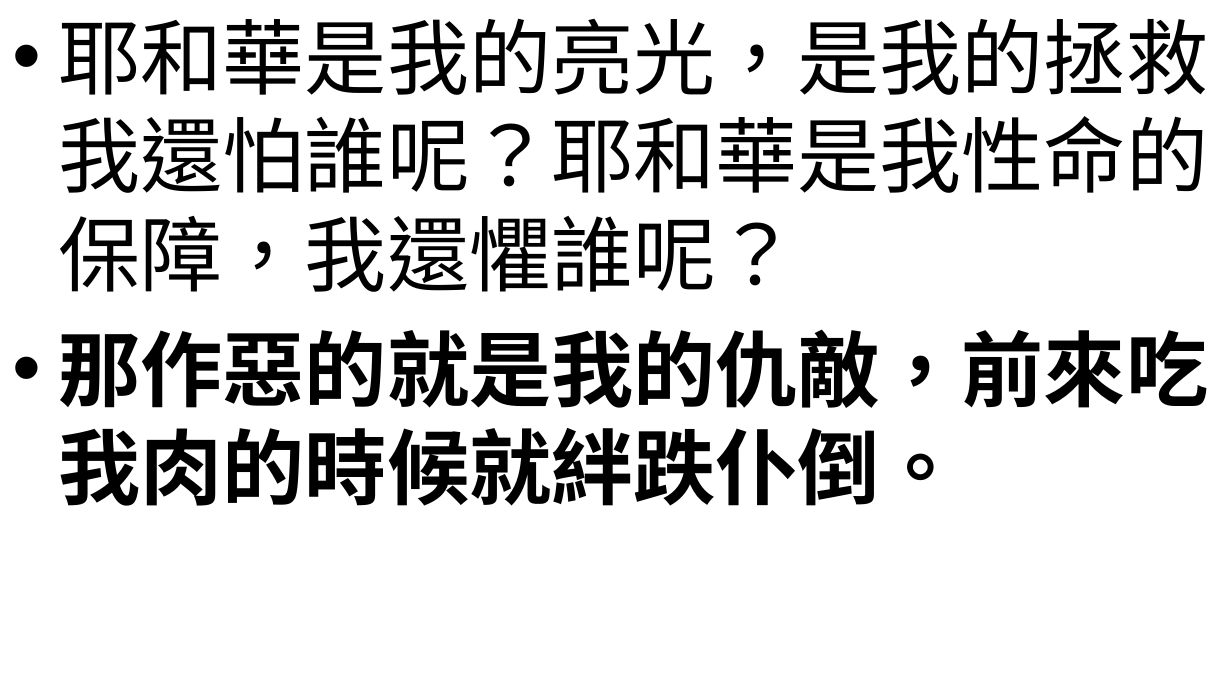
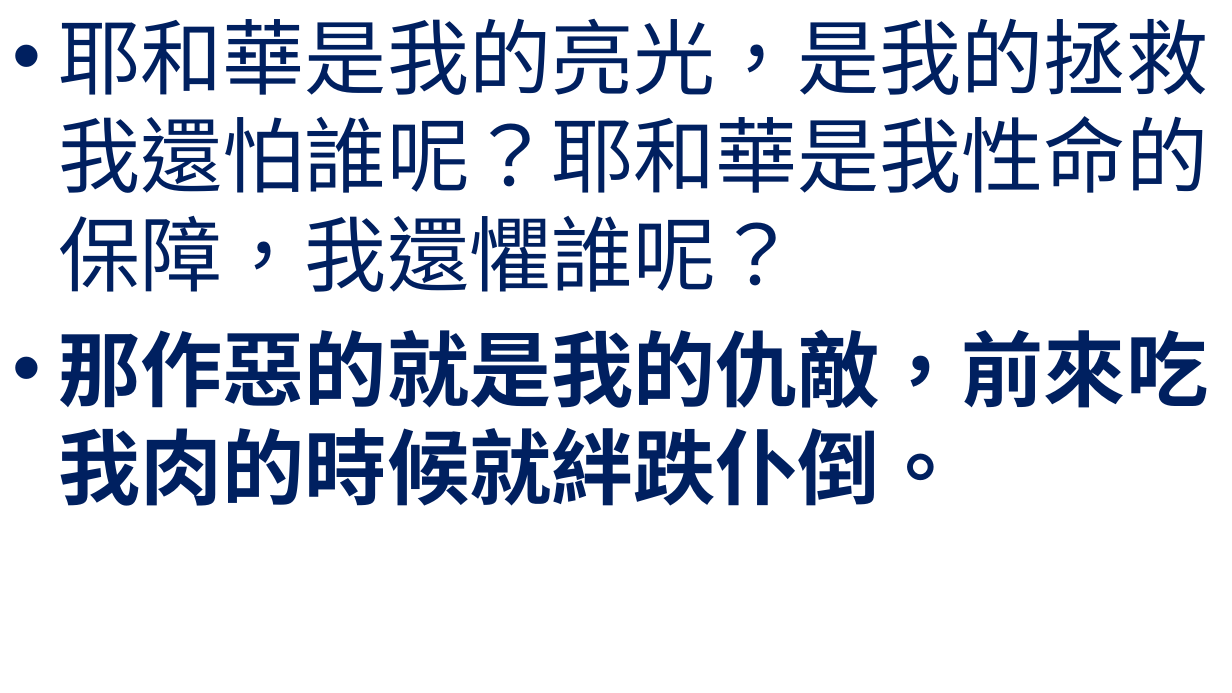
Before and after one commit to batisuoc/worship-resources, a slide deck: slide 2 of 63主是力量.pptx. Drawn at 1232x693 pixels with LibreOffice and Linux fonts; fonts in the diff are those of the drawing; background and template pictures are left out. Boxes give left, top, right and bottom in pixels: in the first picture for what was removed or moved away, otherwise in the second. Text is boxed around its words. In the diff, an @@ line names an element or a change of style, - is before the commit and + after.

```diff
--- a/63主是力量.pptx
+++ b/63主是力量.pptx
@@ text "耶和華是我的亮光，是我的拯救，我還怕誰呢？耶和華是我性命的保障，我還懼誰呢？" at (59, 18, 1232, 506): font Noto Sans CJK TC to Noto Sans CJK SC in "耶和華是我的亮光，是我的拯救，我還怕誰呢？耶和華是我性命的保障，我還懼誰呢？"; text colour #000000 to #002060 @@
```
Also in this commit, not shown: 5 other slides changed, 1 slide added.
